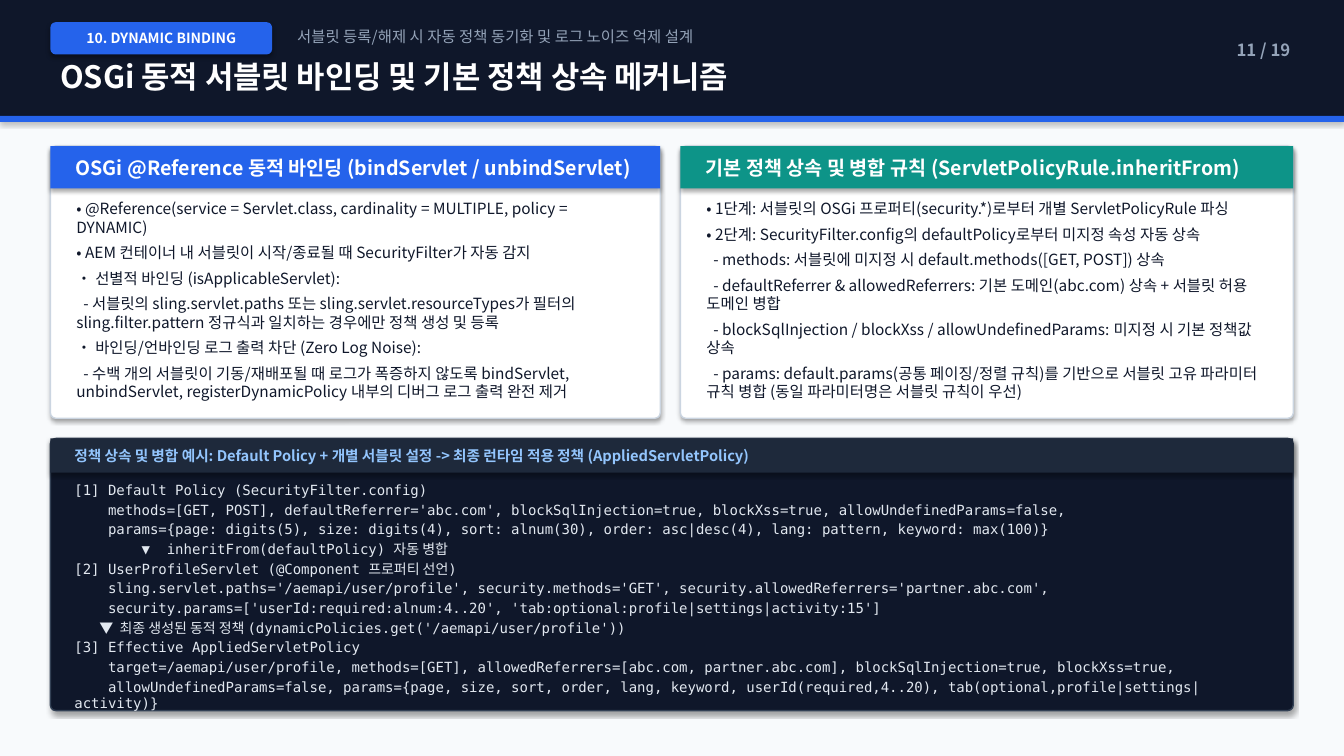
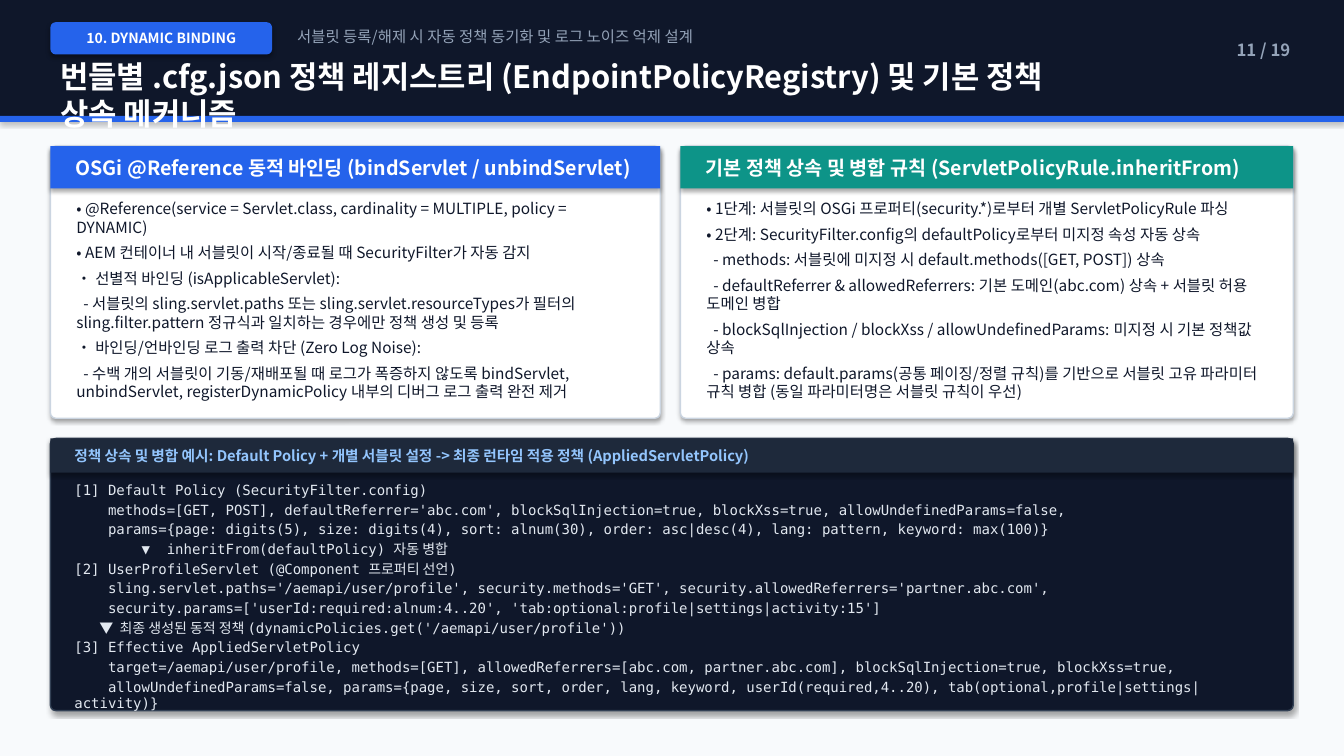
Before and after one commit to suafafa/security-simple, a slide deck: slide 11 of docs/AEM_Security_Simple_Architecture_Guide.pptx. Drawn at 1344x756 pixels with LibreOffice and Linux fonts; fonts in the diff are those of the drawing. Boxes give left, top, right and bottom in pixels: in the first picture for what was removed or moved away, otherwise in the second. Text is boxed around its words. In the diff, an @@ line names an element or a change of style, - is before the commit and + after.

Commit message:
feat: Add pluggable PolicyValidator architecture with AbstractPolicyValidator, RunModePolicyValidator, and updated docs/PPT

```diff
--- a/docs/AEM_Security_Simple_Architecture_Guide.pptx
+++ b/docs/AEM_Security_Simple_Architecture_Guide.pptx
@@ text at (60, 62, 1043, 133): text changed @@
-OSGi 동적 서블릿 바인딩 및 기본 정책 상속 메커니즘
+번들별 .cfg.json 정책 레지스트리 (EndpointPolicyRegistry) 및 기본 정책 상속 메커니즘
```
Also in this commit, not shown: 5 other slides changed, 15 other files.
